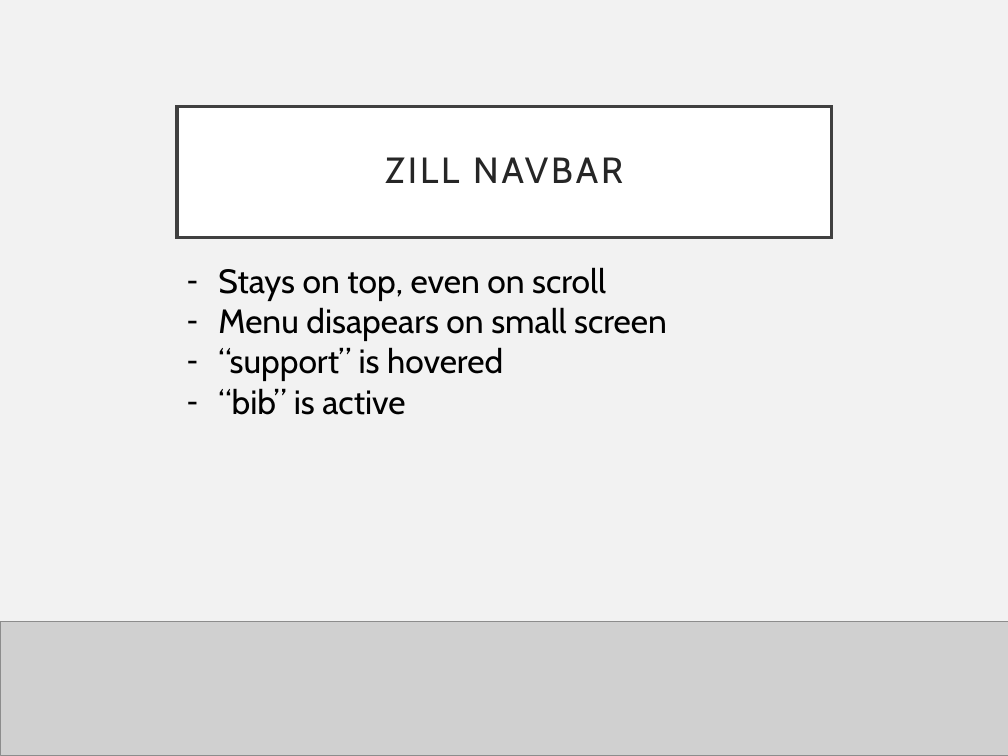
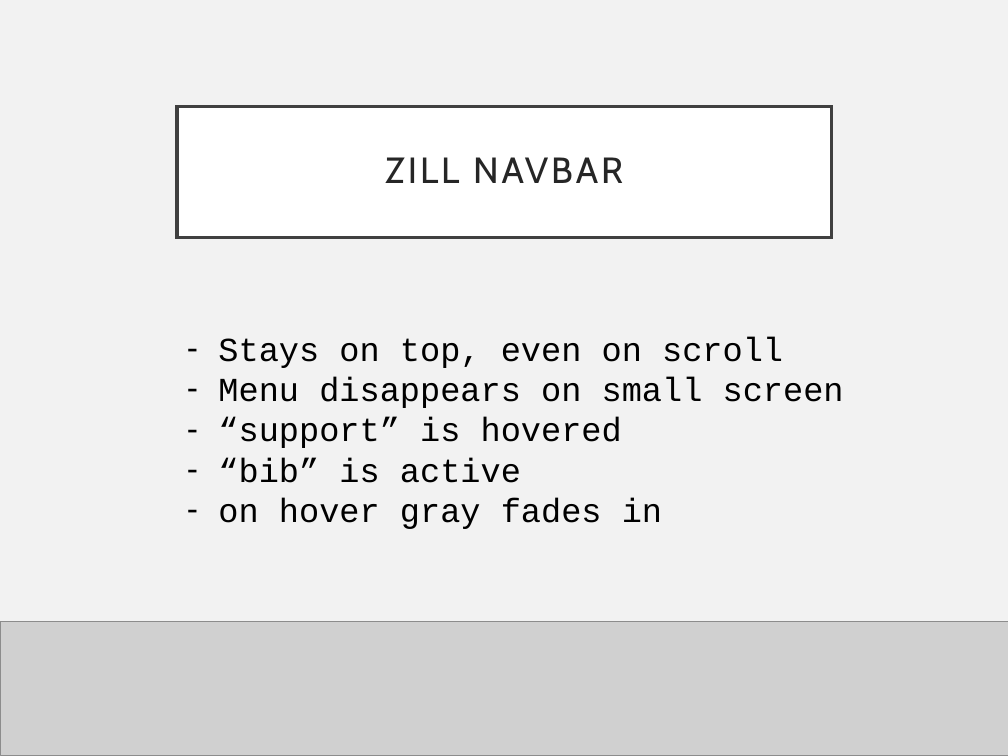
Before and after one commit to katholiek-onderwijs-vlaanderen/cssworkshop, a slide deck: slide 51 of presentation.pptx (slide 50 before the commit). Drawn at 1008x756 pixels with LibreOffice and Linux fonts; fonts in the diff are those of the drawing; grey boxes stand for pictures. Boxes give left, top, right and bottom in pixels: in the first picture for what was removed or moved away, otherwise in the second. Text is boxed around its words. In the diff, an @@ line names an element or a change of style, - is before the commit and + after.

```diff
--- a/presentation.pptx
+++ b/presentation.pptx
@@ text "Stays on top, even on ...": place and size @@
-text "Stays on top, even on ..." at box(218, 267, 667, 415)
+text "Stays on top, even on ..." at box(218, 336, 844, 529)
@@ text at box(218, 336, 783, 483): font Cabin to Courier New in "Stays on top, even on scroll", "“support” is hovered", "“bib” is active" @@
@@ text at box(218, 377, 844, 408): text changed; font Cabin to Courier New @@
-– Menu disapears on small screen
+– Menu disappears on small screen
@@ text at box(218, 498, 662, 529): paragraph added @@
+– on hover gray fades in
```
Also in this commit, not shown: 1 other slide changed, 1 slide added, 10 other files.
